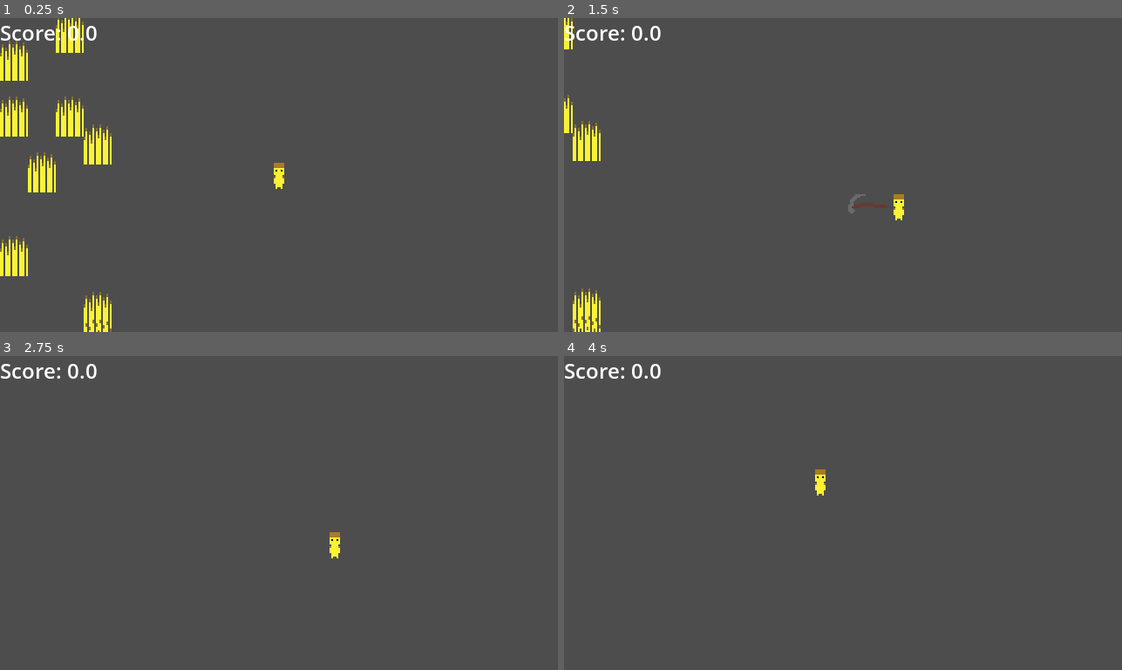
Above: before the commit, frames 1-4 (two rows, left to right).
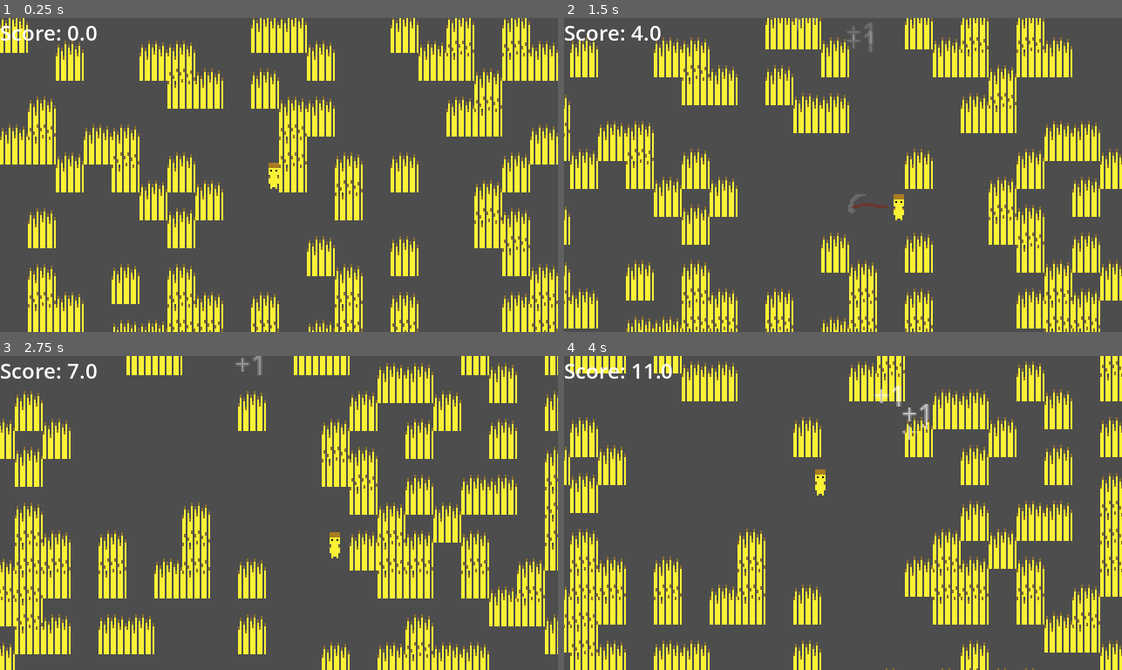
Above: after the commit, the same moments.

Repository: shuofsin/notsowingsimulator
Game: Godot game, scene res://Scenes/Worlds/test_world.tscn
Two runs of this game, one before a commit and one after it. Both use one fixed random seed, a clock stepped at 60 frames per second and the inputs below.
Inputs (mouse positions are in pixels of both pictures, inside the frame that each line leads up to):
- Up to frame 1 (0.25 s): no input
- Up to frame 2 (1.5 s): tap Enter at 0.5 s; move the mouse to (965, 159) at 0.52 s; hold D (move_right) 0.53-1.28 s; click (965, 159) at 0.6 s; move the mouse to (731, 190) at 1.27 s; hold S (move_down) from 1.28 s (still down); click (731, 190) at 1.35 s
- Up to frame 3 (2.75 s): move the mouse to (334, 443) at 2.02 s; release S (move_down) at 2.03 s; hold D (move_right) from 2.03 s (still down); click (334, 443) at 2.1 s
- Up to frame 4 (4 s): move the mouse to (815, 575) at 2.77 s; release D (move_right) at 2.78 s; hold W (move_up) 2.78-3.53 s; click (815, 575) at 2.85 s; move the mouse to (1010, 560) at 3.52 s; hold A (move_left) from 3.53 s (still down); click (1010, 560) at 3.6 s

The runs differ from the first frame. In frame 1, 25% of the frame differs, in the area x 0-100%, y 0-100%; in frame 2, 23%; in frame 3, 23%; in frame 4, 22%.

Commit message:
Added variable wheat spawn density/size

Diff:
--- a/Scripts/Environment/temp_tile_map.gd
+++ b/Scripts/Environment/temp_tile_map.gd
@@ -1,10 +1,12 @@
 extends TileMapLayer
 
+const WORLD_SIZE: int = 100
+const WORLD_DENSITY: int = 3
 
 func _ready() -> void:
-	for i in randi_range(0, 40):
-		for j in randi_range(0, 40):
-			if randi_range(1, 5)%5 == 0:
+	for i in randi_range(0, WORLD_SIZE):
+		for j in randi_range(0, WORLD_SIZE):
+			if randi_range(1, WORLD_DENSITY)%WORLD_DENSITY == 0:
 				set_cell(Vector2i(i, j), 0, Vector2i(0, 0), 0)
 
 	var block_scene: PackedScene = preload("res://Scenes/Environment/temp_block.tscn")
